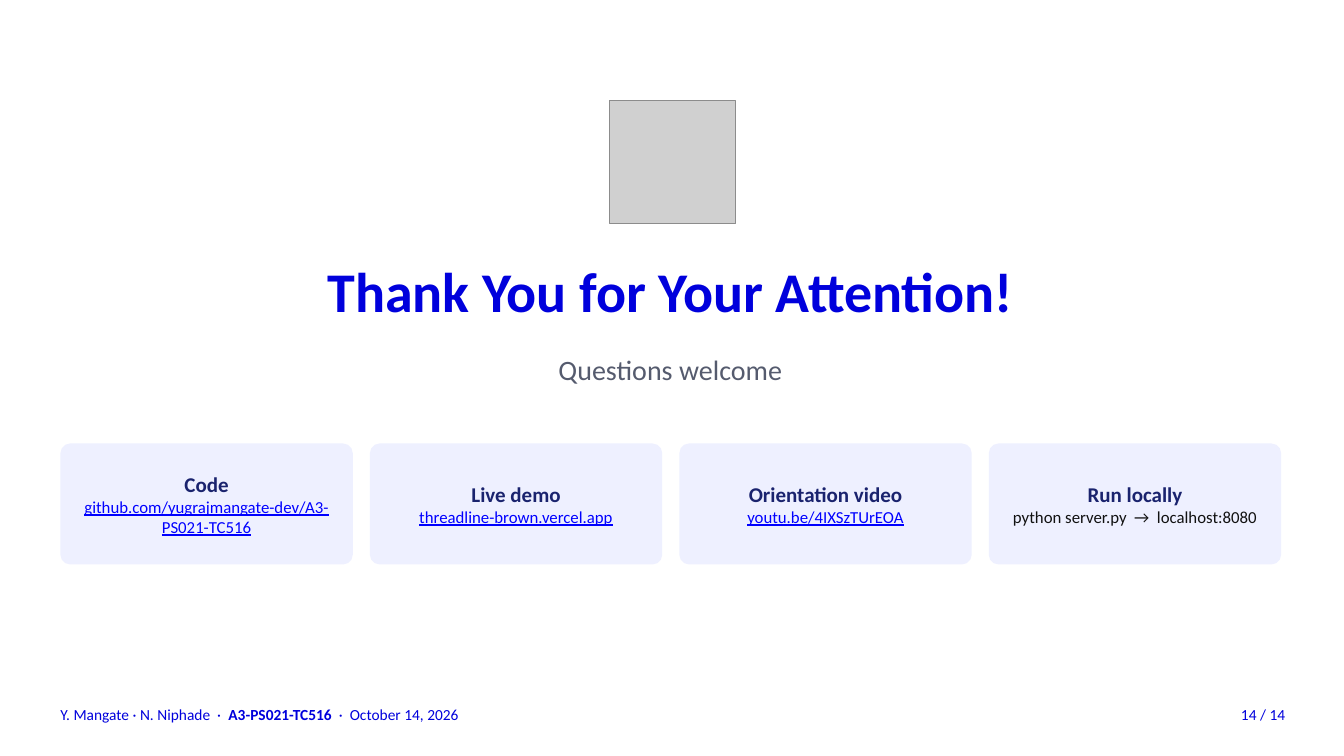
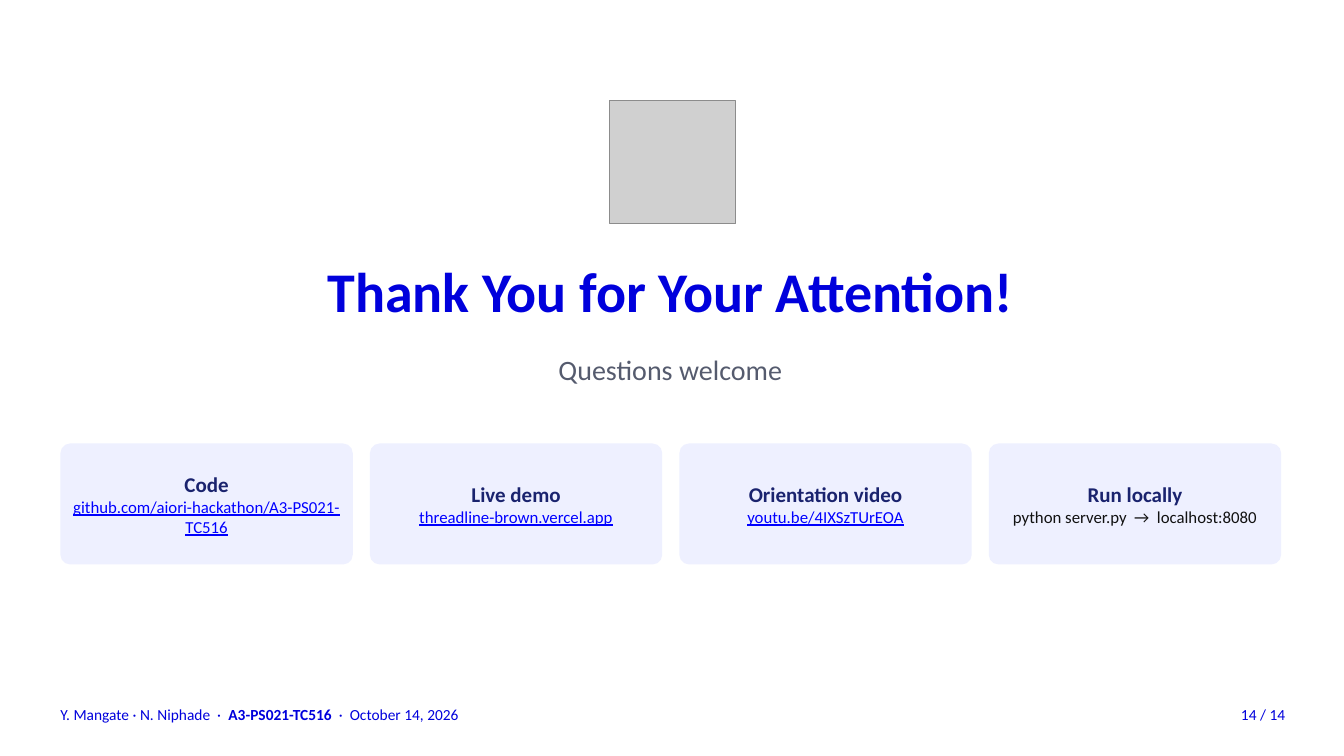
Before and after one commit to aiori-hackathon/A3-PS021-TC516, a slide deck: slide 14 of docs/Threadline-AIORI3-PS021.pptx. Drawn at 1344x756 pixels with LibreOffice and Linux fonts; fonts in the diff are those of the drawing; grey boxes stand for pictures. Boxes give left, top, right and bottom in pixels: in the first picture for what was removed or moved away, otherwise in the second. Text is boxed around its words. In the diff, an @@ line names an element or a change of style, - is before the commit and + after.

Commit message:
Point repository links at aiori-hackathon after the ownership transfer
Updates README (badge, links, repository access), docs and the deck's
code links. The old yugrajmangate-dev URL redirects, so nothing breaks.

```diff
--- a/docs/Threadline-AIORI3-PS021.pptx
+++ b/docs/Threadline-AIORI3-PS021.pptx
@@ text at (73, 501, 339, 536): text changed @@
-github.com/yugrajmangate-dev/A3-PS021-TC516
+github.com/aiori-hackathon/A3-PS021-TC516
```
Also in this commit, not shown: 1 other slide changed, 5 other files.
